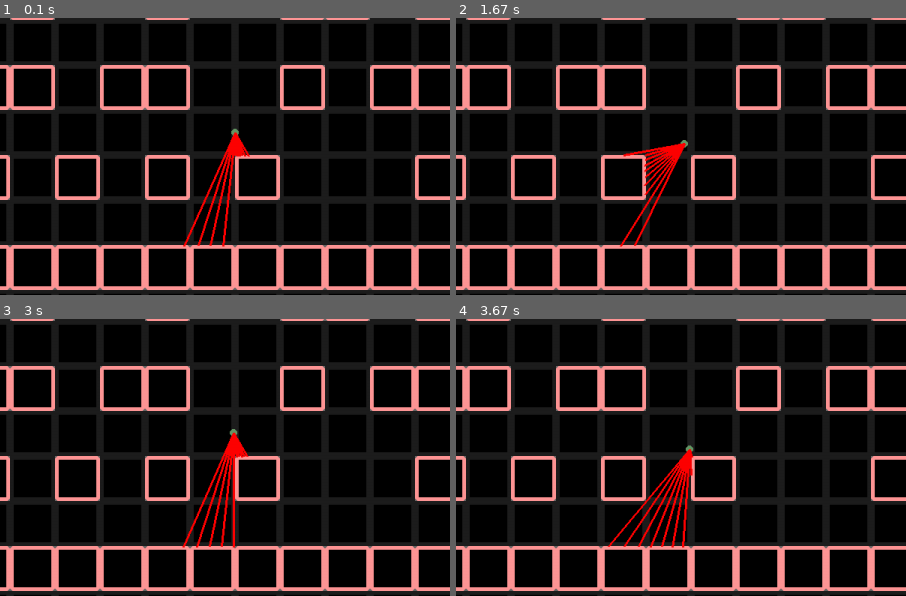
Above: before the commit, frames 1-4 (two rows, left to right).
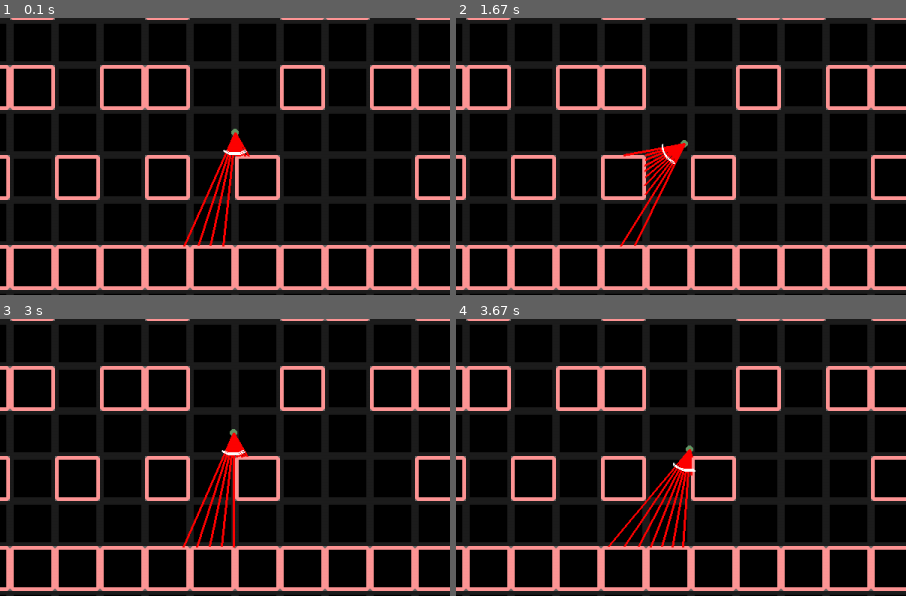
Above: after the commit, the same moments.

Repository: FluffyBrudy/pygame-examples
Game: pygame game, started from raycast2d/main.py
The game is run twice, just before and just after one commit, with the same random seed, the same clock (stepped at 60 frames per second) and the same inputs.
Inputs:
- Up to frame 1 (0.1 s): no input
- Up to frame 2 (1.67 s): hold Right 0.33-0.8 s; hold Up 0.83-1.13 s; hold Right 1.17-1.63 s
- Up to frame 3 (3 s): hold Left 1.67-2.2 s; hold Down 2.23-2.53 s; hold Left 2.57-2.97 s
- Up to frame 4 (3.67 s): hold Up 3-3.37 s; hold Right from 3.4 s (still down)
The pictures show only the part of the screen within x 24-74%, y 40-90%; the shares and areas given below are measured in that part.

The runs differ from the first frame. In frame 1, less than 0.1% of the frame differs, in the area x 49-55%, y 47-50%; in frame 2, less than 0.1%; in frame 3, less than 0.1%; in frame 4, less than 0.1%.

Commit message:
feat: add simple raycast

Diff:
--- a/raycast2d/main.py
+++ b/raycast2d/main.py
@@ -33,13 +33,27 @@
         pygame.draw.line(self.screen, "red", self.caster.pos, pos, 3)
 
     def cast_rays(self):
-        pos = self.caster.pos.copy()
         angle = self.caster.angle - FOV / 2
         for i in range(NUM_RAYS):
             ray_angle = angle + i * STEP_ANGLE
             ray_pos = self.cast_ray(self.caster.pos.copy(), ray_angle, self.map)
             self.draw_line(ray_pos)
+        radius = 30
+        rect = (
+            self.caster.pos.x - radius,
+            self.caster.pos.y - radius,
+            radius * 2,
+            radius * 2
+        )
 
+        pygame.draw.arc(
+            self.screen,
+            "white",
+            rect,
+            -self.caster.angle - FOV/2,
+            -self.caster.angle + FOV/2,
+            2
+        )
 
     def handle_event(self):
         for event in pygame.event.get():
Binary file removed: .ropeproject/autoimport.db
Not shown, removed: .ropeproject/autoimport.db-journal
Not shown, added: raycast2d/.gitignore
